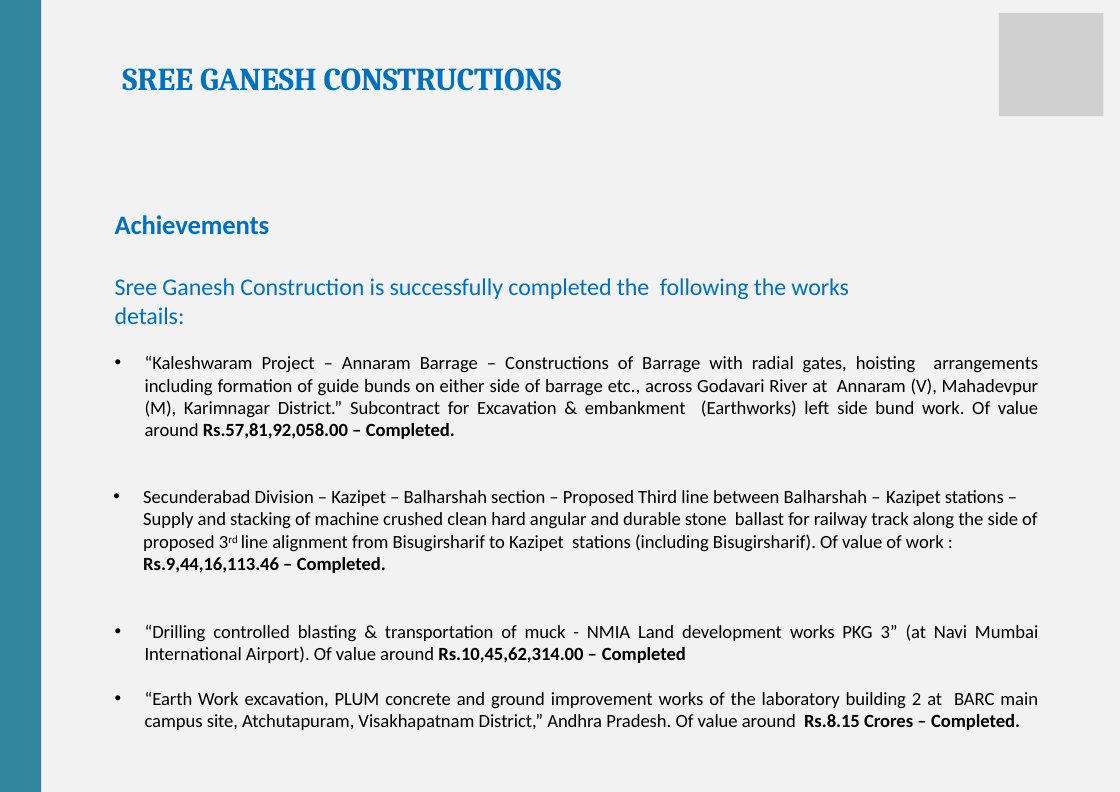
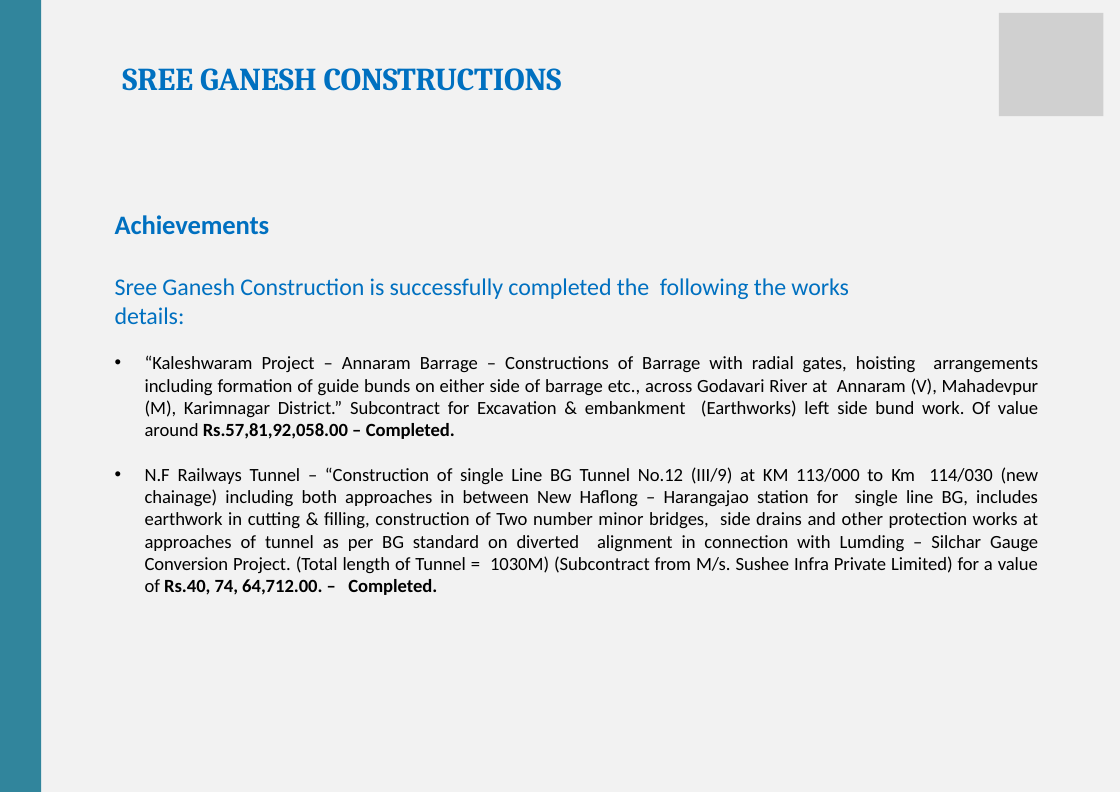
Before and after one commit to mintuhouse/sreeganesh, a slide deck: slide 5 of downloads/SGC_Profile.pptx (slide 6 before the commit). Drawn at 1120x792 pixels with LibreOffice and Linux fonts; fonts in the diff are those of the drawing; grey boxes stand for pictures. Boxes give left, top, right and bottom in pixels: in the first picture for what was removed or moved away, otherwise in the second. Text is boxed around its words. In the diff, an @@ line names an element or a change of style, - is before the commit and + after.

```diff
--- a/downloads/SGC_Profile.pptx
+++ b/downloads/SGC_Profile.pptx
@@ text at bbox=[145, 467, 1039, 595]: text changed @@
-• Secunderabad Division – Kazipet – Balharshah section – Proposed Third line between Balharshah – Kazipet stations – Supply and stacking of machine crushed clean hard angular and durable stone ballast for railway track along the side of proposed 3rd line alignment from Bisugirsharif to Kazipet stations (including Bisugirsharif). Of value of work : Rs.9,44,16,113.46 – Completed.
-• “Drilling controlled blasting & transportation of muck - NMIA Land development works PKG 3” (at Navi Mumbai International Airport). Of value around Rs.10,45,62,314.00 – Completed
-• “Earth Work excavation, PLUM concrete and ground improvement works of the laboratory building 2 at BARC main campus site, Atchutapuram, Visakhapatnam District,” Andhra Pradesh. Of value around Rs.8.15 Crores – Completed.
+• N.F Railways Tunnel – “Construction of single Line BG Tunnel No.12 (III/9) at KM 113/000 to Km 114/030 (new chainage) including both approaches in between New Haflong – Harangajao station for single line BG, includes earthwork in cutting & filling, construction of Two number minor bridges, side drains and other protection works at approaches of tunnel as per BG standard on diverted alignment in connection with Lumding – Silchar Gauge Conversion Project. (Total length of Tunnel = 1030M) (Subcontract from M/s. Sushee Infra Private Limited) for a value of Rs.40, 74, 64,712.00. – Completed.
```
Also in this commit, not shown: 4 other slides changed, 8 slides removed, 12 other files.
